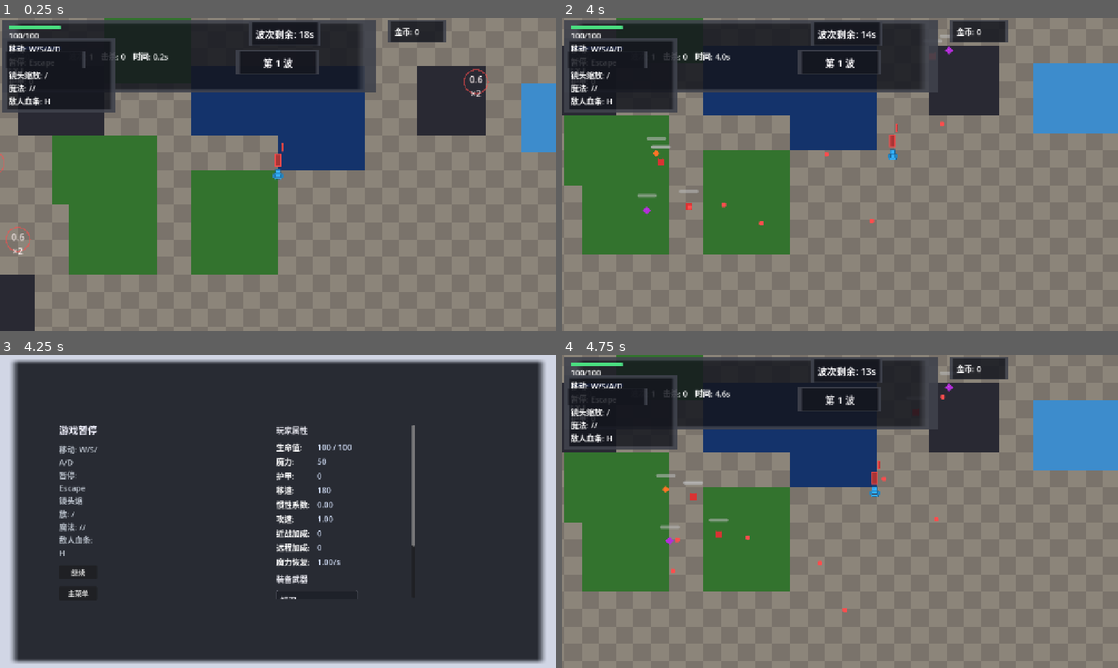
Above: before the commit, frames 1-4 (two rows, left to right).
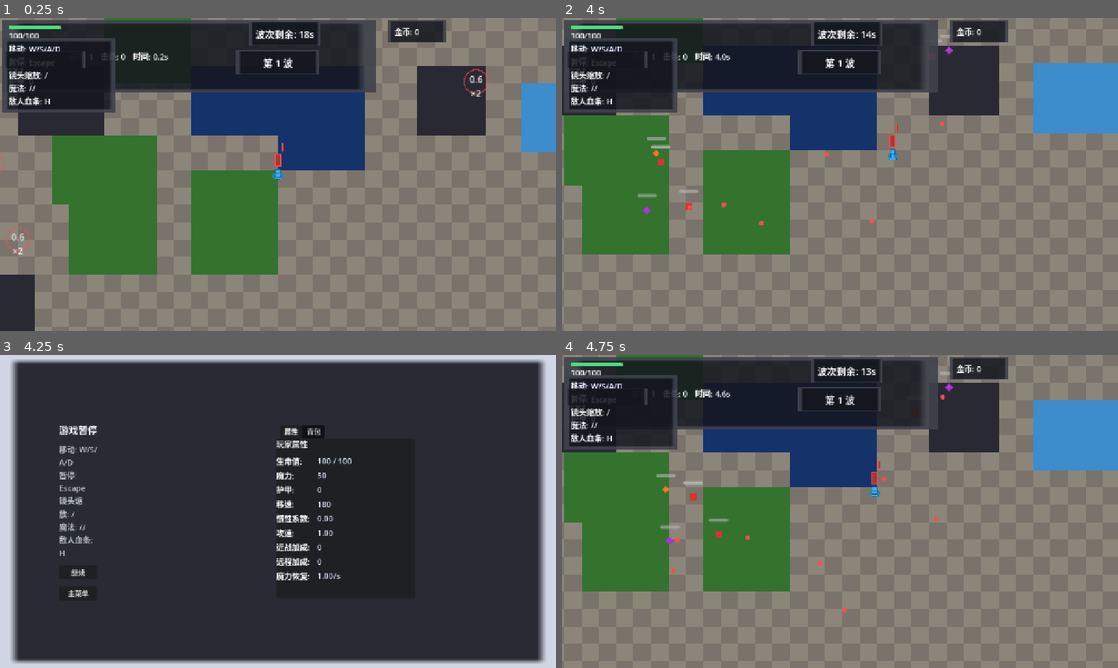
Above: after the commit, the same moments.

Repository: wanwenxin/godot-project-20260214
Game: Godot game, scene res://scenes/game.tscn
The game is run twice, just before and just after one commit, with the same random seed, the same clock (stepped at 60 frames per second) and the same inputs. This scene is started directly instead of the project's main scene.
Inputs (mouse positions are in pixels of both pictures, inside the frame that each line leads up to):
- Up to frame 1 (0.25 s): no input
- Up to frame 2 (4 s): tap Enter at 0.5 s; move the mouse to (962, 158) at 0.52 s; hold D (move_right) 0.53-1.28 s; tap = (camera_zoom_in) at 0.6 s; click (962, 158) at 0.67 s; move the mouse to (728, 190) at 1.27 s; hold S (move_down) 1.28-2.03 s; tap - (camera_zoom_out) at 1.35 s; click (728, 190) at 1.42 s; move the mouse to (895, 105) at 2.02 s; hold D (move_right) 2.03-2.78 s; tap E (cast_magic) at 2.1 s; click (895, 105) at 2.17 s; move the mouse to (812, 237) at 2.77 s; hold W (move_up) 2.78-3.53 s; tap Right (magic_next) at 2.85 s; click (812, 237) at 2.92 s; move the mouse to (1006, 221) at 3.52 s; hold A (move_left) from 3.53 s (still down); tap Left (magic_prev) at 3.6 s; click (1006, 221) at 3.67 s
- Up to frame 3 (4.25 s): keep holding A (move_left); tap Escape (pause) at 4.15 s
- Up to frame 4 (4.75 s): release A (move_left) at 4.25 s; click "继续" at 4.25 s

Frames 1-2 are identical in both runs. In frame 3, 2.1% of the frame differs, in the area x 49-75%, y 22-78%; in frame 4, nothing differs.

Commit message:
添加背包系统

Diff:
--- a/i18n/en-US.json
+++ b/i18n/en-US.json
@@ -74,6 +74,16 @@
   "pause.section_items": "Items",
   "pause.section_magics": "Magics",
   "pause.section_affixes": "Affixes",
+  "pause.tab_stats": "Stats",
+  "pause.tab_backpack": "Backpack",
+  "backpack.section_weapons": "Equipped Weapons",
+  "backpack.section_magics": "Equipped Magics",
+  "backpack.section_items": "Items",
+  "backpack.tooltip_affixes": "Affixes",
+  "backpack.tooltip_effects": "Effects",
+  "backpack.tooltip_power": "Power",
+  "backpack.tooltip_mana": "Mana Cost",
+  "backpack.tooltip_cooldown": "Cooldown",
   "common.close": "Close",
   "common.yes": "Yes",
   "common.no": "No",
--- a/i18n/zh-CN.json
+++ b/i18n/zh-CN.json
@@ -74,6 +74,16 @@
   "pause.section_items": "已购道具",
   "pause.section_magics": "装备魔法",
   "pause.section_affixes": "词条",
+  "pause.tab_stats": "属性",
+  "pause.tab_backpack": "背包",
+  "backpack.section_weapons": "装备武器",
+  "backpack.section_magics": "装备魔法",
+  "backpack.section_items": "已购道具",
+  "backpack.tooltip_affixes": "词条",
+  "backpack.tooltip_effects": "效果",
+  "backpack.tooltip_power": "威力",
+  "backpack.tooltip_mana": "魔力消耗",
+  "backpack.tooltip_cooldown": "冷却",
   "common.close": "关闭",
   "common.yes": "是",
   "common.no": "否",
--- a/resources/tier_config.gd
+++ b/resources/tier_config.gd
@@ -6,13 +6,13 @@
 # - 伤害倍率、冷却倍率（品级越高伤害越高、冷却越短）
 # - 道具品级倍率（固定品级时 base_value * multiplier）
 
-## 品级颜色映射：0=灰白、1=绿、2=蓝、3=紫、4+=金
+## 品级颜色映射：最多 5 档，从低到高 灰、绿、蓝、金、红
 const TIER_COLORS := [
-	Color(0.85, 0.85, 0.88, 1.0),   # tier 0: 灰白
+	Color(0.60, 0.60, 0.65, 1.0),   # tier 0: 灰
 	Color(0.35, 0.85, 0.45, 1.0),   # tier 1: 绿
-	Color(0.40, 0.65, 0.95, 1.0),   # tier 2: 蓝
-	Color(0.75, 0.45, 0.95, 1.0),   # tier 3: 紫
-	Color(0.95, 0.75, 0.25, 1.0),   # tier 4+: 金
+	Color(0.35, 0.55, 0.95, 1.0),   # tier 2: 蓝
+	Color(0.95, 0.75, 0.25, 1.0),   # tier 3: 金
+	Color(0.95, 0.35, 0.35, 1.0),   # tier 4: 红
 ]
 
 ## 伤害倍率：tier 0 = 1.0，每级 +20%
--- a/scripts/player.gd
+++ b/scripts/player.gd
@@ -534,11 +534,15 @@
 		if not is_instance_valid(item):
 			continue
 		var wtier: int = int(item.tier) if "tier" in item else 0
+		var color_hint_any = item.color_hint if "color_hint" in item else Color(0.8, 0.8, 0.8, 1.0)
+		var color_hint: Color = color_hint_any if color_hint_any is Color else Color(0.8, 0.8, 0.8, 1.0)
 		var d: Dictionary = {
 			"id": str(item.weapon_id),
 			"type": str(item.weapon_type),
 			"tier": wtier,
 			"tier_color": TierConfig.get_tier_color(wtier),
+			"icon_path": str(item.icon_path) if "icon_path" in item else "",
+			"color_hint": color_hint,
 			"damage": int(item.damage),
 			"cooldown": float(item.cooldown),
 			"range": float(item.attack_range)
@@ -571,10 +575,12 @@
 	var magic_details: Array = []
 	for m in _equipped_magics:
 		var mag: Dictionary = m
+		var mdef: Dictionary = mag.get("def", {})
 		magic_details.append({
 			"id": str(mag.get("id", "")),
 			"tier": int(mag.get("tier", 0)),
-			"tier_color": TierConfig.get_tier_color(int(mag.get("tier", 0)))
+			"tier_color": TierConfig.get_tier_color(int(mag.get("tier", 0))),
+			"icon_path": str(mdef.get("icon_path", ""))
 		})
 	var item_ids: Array[String] = GameManager.get_run_items()
 	var visible_affixes: Array = []
--- /dev/null
+++ b/scripts/ui/backpack_panel.gd
@@ -0,0 +1,225 @@
+extends VBoxContainer
+
+# 背包面板：按武器、魔法、道具分栏展示，每项为图标槽，悬浮显示名称、词条、效果。
+# 接收 stats 字典（weapon_details、magic_details、item_ids），构建三区。
+const BASE_FONT_SIZE := 18
+const SEP := "────"  # 分割线，无空行
+
+var _tooltip_popup: BackpackTooltipPopup = null
+
+
+## 向上查找 CanvasLayer（暂停菜单），用于挂载 tooltip 保证同视口显示。
+func _find_canvas_layer() -> CanvasLayer:
+	var node: Node = self
+	while node:
+		if node is CanvasLayer:
+			return node as CanvasLayer
+		node = node.get_parent()
+	return null
+
+
+## 关闭悬浮提示（暂停菜单关闭时调用）。
+func hide_tooltip() -> void:
+	if _tooltip_popup != null:
+		_tooltip_popup.hide_tooltip()
+
+
+## 根据 stats 刷新背包内容。
+func set_stats(stats: Dictionary) -> void:
+	if _tooltip_popup == null:
+		_tooltip_popup = BackpackTooltipPopup.new()
+		var layer := _find_canvas_layer()
+		if layer != null:
+			layer.add_child(_tooltip_popup)
+		else:
+			get_tree().root.add_child(_tooltip_popup)
+	for c in get_children():
+		if c != _tooltip_popup:
+			c.queue_free()
+	var weapon_details: Array = stats.get("weapon_details", [])
+	var magic_details: Array = stats.get("magic_details", [])
+	var item_ids: Array = stats.get("item_ids", [])
+	var weapon_upgrades: Array = GameManager.get_run_weapon_upgrades()
+	_build_all_sections(weapon_details, magic_details, item_ids, weapon_upgrades)
+
+
+func _build_all_sections(weapon_details: Array, magic_details: Array, item_ids: Array, weapon_upgrades: Array) -> void:
+	# 武器区
+	var w_sep := HSeparator.new()
+	add_child(w_sep)
+	var w_label := Label.new()
+	w_label.text = LocalizationManager.tr_key("backpack.section_weapons")
+	w_label.add_theme_font_size_override("font_size", BASE_FONT_SIZE)
+	w_label.add_theme_color_override("font_color", Color(0.92, 0.92, 0.95))
+	add_child(w_label)
+	var w_grid := HFlowContainer.new()
+	w_grid.add_theme_constant_override("h_separation", 8)
+	w_grid.add_theme_constant_override("v_separation", 8)
+	for w in weapon_details:
+		var slot := _make_weapon_slot(w as Dictionary, weapon_upgrades)
+		w_grid.add_child(slot)
+	add_child(w_grid)
+	# 魔法区
+	var m_sep := HSeparator.new()
+	add_child(m_sep)
+	var m_label := Label.new()
+	m_label.text = LocalizationManager.tr_key("backpack.section_magics")
+	m_label.add_theme_font_size_override("font_size", BASE_FONT_SIZE)
+	m_label.add_theme_color_override("font_color", Color(0.92, 0.92, 0.95))
+	add_child(m_label)
+	var m_grid := HFlowContainer.new()
+	m_grid.add_theme_constant_override("h_separation", 8)
+	m_grid.add_theme_constant_override("v_separation", 8)
+	for m in magic_details:
+		var slot := _make_magic_slot(m as Dictionary)
+		m_grid.add_child(slot)
+	add_child(m_grid)
+	# 道具区
+	var i_sep := HSeparator.new()
+	add_child(i_sep)
+	var i_label := Label.new()
+	i_label.text = LocalizationManager.tr_key("backpack.section_items")
+	i_label.add_theme_font_size_override("font_size", BASE_FONT_SIZE)
+	i_label.add_theme_color_override("font_color", Color(0.92, 0.92, 0.95))
+	add_child(i_label)
+	var i_grid := HFlowContainer.new()
+	i_grid.add_theme_constant_override("h_separation", 8)
+	i_grid.add_theme_constant_override("v_separation", 8)
+	for iid in item_ids:
+		var slot := _make_item_slot(str(iid))
+		i_grid.add_child(slot)
+	add_child(i_grid)
+
+
+func _make_slot_style() -> StyleBoxFlat:
+	var style := StyleBoxFlat.new()
+	style.set_border_width_all(1)
+	style.border_color = Color(0.45, 0.48, 0.55, 1.0)
+	style.bg_color = Color(0.08, 0.09, 0.1, 0.6)
+	return style
+
+
+func _wrap_slot_in_panel(slot: BackpackSlot) -> PanelContainer:
+	var panel := PanelContainer.new()
+	panel.add_theme_stylebox_override("panel", _make_slot_style())
+	panel.add_child(slot)
+	return panel
+
+
+func _make_weapon_slot(w: Dictionary, weapon_upgrades: Array) -> PanelContainer:
+	var slot := BackpackSlot.new()
+	var icon_path: String = str(w.get("icon_path", ""))
+	var color_hint: Color = w.get("color_hint", Color(0.8, 0.8, 0.8, 1.0))
+	if not (color_hint is Color):
+		color_hint = Color(0.8, 0.8, 0.8, 1.0)
+	var tier_color: Color = w.get("tier_color", TierConfig.get_tier_color(int(w.get("tier", 0))))
+	if not (tier_color is Color):
+		tier_color = TierConfig.get_tier_color(int(w.get("tier", 0)))
+	var display_name := LocalizationManager.tr_key("weapon.%s.name" % str(w.get("id", "")))
+	var tip := _build_weapon_tooltip(w, weapon_upgrades)
+	slot.configure(icon_path, color_hint, tip, _tooltip_popup, display_name, tier_color)
+	return _wrap_slot_in_panel(slot)
+
+
+func _build_weapon_tooltip(w: Dictionary, weapon_upgrades: Array) -> String:
+	var name_key := "weapon.%s.name" % str(w.get("id", ""))
+	var lines: Array[String] = [LocalizationManager.tr_key(name_key)]
+	if weapon_upgrades.size() > 0:
+		lines.append(SEP)
+		var affix_names: Array[String] = []
+		for uid in weapon_upgrades:
+			var def := UpgradeDefs.UPGRADE_POOL.filter(func(x): return str(x.get("id", "")) == uid)
+			if def.size() > 0:
+				affix_names.append(LocalizationManager.tr_key(str(def[0].get("title_key", uid))))
+		lines.append(LocalizationManager.tr_key("backpack.tooltip_affixes") + ": " + ", ".join(affix_names))
+	lines.append(SEP)
+	var effect_parts: Array[String] = []
+	effect_parts.append(LocalizationManager.tr_key("pause.stat_damage") + ": %d" % int(w.get("damage", 0)))
+	effect_parts.append(LocalizationManager.tr_key("pause.stat_cooldown") + ": %.2fs" % float(w.get("cooldown", 0)))
+	effect_parts.append(LocalizationManager.tr_key("pause.stat_range") + ": %.0f" % float(w.get("range", 0)))
+	if str(w.get("type", "")) == "ranged":
+		effect_parts.append(LocalizationManager.tr_key("pause.stat_bullet_speed") + ": %.0f" % float(w.get("bullet_speed", 0)))
+		effect_parts.append(LocalizationManager.tr_key("pause.stat_pellets") + ": %d" % int(w.get("pellet_count", 1)))
+		effect_parts.append(LocalizationManager.tr_key("pause.stat_pierce") + ": %d" % int(w.get("bullet_pierce", 0)))
+	lines.append(LocalizationManager.tr_key("backpack.tooltip_effects") + ": " + ", ".join(effect_parts))
+	return "\n".join(lines)
+
+
+func _make_magic_slot(m: Dictionary) -> PanelContainer:
+	var slot := BackpackSlot.new()
+	var def := MagicDefs.get_magic_by_id(str(m.get("id", "")))
+	var icon_path: String = str(m.get("icon_path", def.get("icon_path", "")))
+	var tier_color: Color = m.get("tier_color", TierConfig.get_tier_color(int(m.get("tier", 0))))
+	if not (tier_color is Color):
+		tier_color = TierConfig.get_tier_color(int(m.get("tier", 0)))
+	var display_name := LocalizationManager.tr_key("magic.%s.name" % str(m.get("id", "")))
+	var tip := _build_magic_tooltip(m, def)
+	slot.configure(icon_path, BackpackSlot.PLACEHOLDER_COLOR, tip, _tooltip_popup, display_name, tier_color)
+	return _wrap_slot_in_panel(slot)
+
+
+func _build_magic_tooltip(m: Dictionary, def: Dictionary) -> String:
+	var name_key := "magic.%s.name" % str(m.get("id", ""))
+	var lines: Array[String] = [LocalizationManager.tr_key(name_key)]
+	lines.append(SEP)
+	var effect_parts: Array[String] = []
+	effect_parts.append(LocalizationManager.tr_key("backpack.tooltip_power") + ": %d" % int(def.get("power", 0)))
+	effect_parts.append(LocalizationManager.tr_key("backpack.tooltip_mana") + ": %d" % int(def.get("mana_cost", 0)))
+	effect_parts.append(LocalizationManager.tr_key("backpack.tooltip_cooldown") + ": %.1fs" % float(def.get("cooldown", 1.0)))
+	lines.append(LocalizationManager.tr_key("backpack.tooltip_effects") + ": " + ", ".join(effect_parts))
+	return "\n".join(lines)
+
+
+func _make_item_slot(item_id: String) -> PanelContainer:
+	var slot := BackpackSlot.new()
+	var def := _get_item_def(item_id)
+	var icon_path: String = str(def.get("icon_path", ""))
+	var display_name := LocalizationManager.tr_key(str(def.get("name_key", "item.unknown.name")))
+	var tip := _build_item_tooltip(item_id, def)
+	slot.configure(icon_path, BackpackSlot.PLACEHOLDER_COLOR, tip, _tooltip_popup, display_name, Color(0.85, 0.85, 0.9))
+	return _wrap_slot_in_panel(slot)
+
+
+func _get_item_def(item_id: String) -> Dictionary:
+	for it in ShopItemDefs.ITEM_POOL:
+		if str(it.get("id", "")) == item_id:
+			return it
+	return {}
+
+
+func _build_item_tooltip(item_id: String, def: Dictionary) -> String:
+	var name_key: String = str(def.get("name_key", "item.unknown.name"))
+	var lines: Array[String] = [LocalizationManager.tr_key(name_key)]
+	var affix_ids: Array = def.get("affix_ids", [])
+	if affix_ids.is_empty() and def.has("attr"):
+		affix_ids = [_attr_to_affix_id(str(def.get("attr", "")))]
+	if affix_ids.size() > 0:
+		lines.append(SEP)
+		var affix_names: Array[String] = []
+		for aid in affix_ids:
+			var adef := ItemAffixDefs.get_affix_def(str(aid))
+			if not adef.is_empty():
+				affix_names.append(LocalizationManager.tr_key(str(adef.get("name_key", aid))))
+		lines.append(LocalizationManager.tr_key("backpack.tooltip_affixes") + ": " + ", ".join(affix_names))
+	lines.append(SEP)
+	var base_val = def.get("base_value", 0)
+	var attr: String = str(def.get("attr", ""))
+	var effect_str := _format_item_effect(attr, base_val)
+	lines.append(LocalizationManager.tr_key("backpack.tooltip_effects") + ": " + effect_str)
+	return "\n".join(lines)
+
+
+func _attr_to_affix_id(attr: String) -> String:
+	var m := {"max_health": "item_max_health", "max_mana": "item_max_mana", "armor": "item_armor",
+		"speed": "item_speed", "melee_damage_bonus": "item_melee", "ranged_damage_bonus": "item_ranged",
+		"health_regen": "item_regen", "lifesteal_chance": "item_lifesteal",
+		"mana_regen": "item_mana_regen", "spell_speed": "item_spell_speed"}
+	return m.get(attr, "item_%s" % attr)
+
+
+func _format_item_effect(attr: String, val: Variant) -> String:
+	if attr == "lifesteal_chance" and val is float:
+		return "+%.0f%%" % (float(val) * 100.0)
+	if val is float:
+		return "+%.1f" % float(val)
+	return "+%d" % int(val)
--- /dev/null
+++ b/scripts/ui/backpack_slot.gd
@@ -0,0 +1,57 @@
+extends VBoxContainer
+class_name BackpackSlot
+
+# 背包槽：图标 + 名称（按品级着色），鼠标悬浮时立即显示自定义 Tooltip。
+# 缺图时使用 make_color_texture 生成占位图。
+const SLOT_SIZE := 48
+const PLACEHOLDER_COLOR := Color(0.5, 0.55, 0.6, 1.0)
+const NAME_FONT_SIZE := 12
+
+var _icon_rect: TextureRect
+var _name_label: Label
+var _tip_text: String = ""
+var _tooltip_popup: BackpackTooltipPopup = null
+
+
+## 配置槽位：icon_path、color 用于图标，tip 用于悬浮提示，display_name、name_color 用于图标下名称。
+func configure(icon_path: String, color: Color, tip: String, tooltip_popup: BackpackTooltipPopup = null, display_name: String = "", name_color: Color = Color(0.85, 0.85, 0.9)) -> void:
+	for c in get_children():
+		c.queue_free()
+	_tip_text = tip
+	_tooltip_popup = tooltip_popup
+	# 图标
+	_icon_rect = TextureRect.new()
+	var tex: Texture2D = null
+	if icon_path != "" and ResourceLoader.exists(icon_path):
+		tex = load(icon_path) as Texture2D
+	if tex == null:
+		tex = VisualAssetRegistry.make_color_texture(color, Vector2i(SLOT_SIZE, SLOT_SIZE))
+	_icon_rect.texture = tex
+	_icon_rect.custom_minimum_size = Vector2(SLOT_SIZE, SLOT_SIZE)
+	_icon_rect.stretch_mode = TextureRect.STRETCH_KEEP_ASPECT_CENTERED
+	_icon_rect.mouse_filter = Control.MOUSE_FILTER_IGNORE
+	add_child(_icon_rect)
+	# 名称
+	_name_label = Label.new()
+	_name_label.text = display_name
+	_name_label.add_theme_font_size_override("font_size", NAME_FONT_SIZE)
+	_name_label.add_theme_color_override("font_color", name_color)
+	_name_label.horizontal_alignment = HORIZONTAL_ALIGNMENT_CENTER
+	_name_label.mouse_filter = Control.MOUSE_FILTER_IGNORE
+	add_child(_name_label)
+	add_theme_constant_override("separation", 2)
+	mouse_filter = Control.MOUSE_FILTER_STOP
+	if not mouse_entered.is_connected(_on_mouse_entered):
+		mouse_entered.connect(_on_mouse_entered)
+	if not mouse_exited.is_connected(_on_mouse_exited):
+		mouse_exited.connect(_on_mouse_exited)
+
+
+func _on_mouse_entered() -> void:
+	if _tooltip_popup != null and _tip_text != "":
+		_tooltip_popup.show_tooltip(_tip_text)
+
+
+func _on_mouse_exited() -> void:
+	if _tooltip_popup != null:
+		_tooltip_popup.hide_tooltip()
--- /dev/null
+++ b/scripts/ui/backpack_tooltip_popup.gd
@@ -0,0 +1,89 @@
+extends PanelContainer
+class_name BackpackTooltipPopup
+
+# 背包悬浮提示：PanelContainer 实现，挂到 CanvasLayer 保证与暂停菜单同视口，文字可正常显示。
+# 大字号、宽高限制、自动换行、超高滚动，紧贴鼠标，同物体悬浮移动不重生成。
+const TOOLTIP_FONT_SIZE := 17
+const TOOLTIP_MIN_WIDTH := 260
+const TOOLTIP_MAX_WIDTH := 280
+const TOOLTIP_MAX_HEIGHT := 200
+const MARGIN := 8
+const GAP := 4
+
+var _label: Label
+var _scroll: ScrollContainer
+var _last_tip: String = ""  # 当前展示的 tip，同物体不重生成
+
+
+func _init() -> void:
+	add_theme_stylebox_override("panel", _make_panel_style())
+	var margin := MarginContainer.new()
+	margin.add_theme_constant_override("margin_left", MARGIN)
+	margin.add_theme_constant_override("margin_right", MARGIN)
+	margin.add_theme_constant_override("margin_top", MARGIN)
+	margin.add_theme_constant_override("margin_bottom", MARGIN)
+	add_child(margin)
+	_scroll = ScrollContainer.new()
+	_scroll.custom_minimum_size = Vector2(TOOLTIP_MIN_WIDTH, 0)
+	_scroll.horizontal_scroll_mode = ScrollContainer.SCROLL_MODE_DISABLED
+	margin.add_child(_scroll)
+	_label = Label.new()
+	_label.autowrap_mode = TextServer.AUTOWRAP_WORD_SMART
+	_label.custom_minimum_size.x = TOOLTIP_MIN_WIDTH - MARGIN * 2
+	_label.add_theme_font_size_override("font_size", TOOLTIP_FONT_SIZE)
+	_label.add_theme_color_override("font_color", Color(0.92, 0.92, 0.95))
+	_scroll.add_child(_label)
+	visible = false
+	mouse_filter = Control.MOUSE_FILTER_IGNORE
+
+
+func _make_panel_style() -> StyleBoxFlat:
+	var style := StyleBoxFlat.new()
+	style.set_corner_radius_all(6)
+	style.bg_color = Color(0.12, 0.13, 0.16, 0.95)
+	style.set_border_width_all(1)
+	style.border_color = Color(0.45, 0.48, 0.55, 1.0)
+	return style
+
+
+## 显示悬浮提示，紧贴鼠标。同一物体（tip 相同）悬浮移动时不重生成。
+func show_tooltip(text: String) -> void:
+	if text.is_empty():
+		hide_tooltip()
+		return
+	if visible and _last_tip == text:
+		# 同物体，仅更新位置，不重设文本
+		_update_position()
+		return
+	_last_tip = text
+	_label.text = text
+	_scroll.scroll_vertical = 0
+	_update_position()
+	visible = true
+
+
+func _update_position() -> void:
+	var vp := get_viewport()
+	if vp == null:
+		return
+	var mouse_pos := vp.get_mouse_position()
+	var est_width := TOOLTIP_MAX_WIDTH + MARGIN * 2
+	var est_height := TOOLTIP_MAX_HEIGHT + MARGIN * 2
+	var pos := mouse_pos + Vector2(GAP, GAP)
+	var viewport_rect := vp.get_visible_rect()
+	if pos.x + est_width > viewport_rect.end.x:
+		pos.x = mouse_pos.x - est_width - GAP
+	if pos.x < viewport_rect.position.x:
+		pos.x = viewport_rect.position.x
+	if pos.y + est_height > viewport_rect.end.y:
+		pos.y = mouse_pos.y - est_height - GAP
+	if pos.y < viewport_rect.position.y:
+		pos.y = viewport_rect.position.y
+	position = pos
+	custom_minimum_size = Vector2(est_width, est_height)
+
+
+## 关闭悬浮提示（避免覆盖 CanvasItem.hide）。
+func hide_tooltip() -> void:
+	visible = false
+	_last_tip = ""
--- a/scripts/ui/pause_menu.gd
+++ b/scripts/ui/pause_menu.gd
@@ -8,6 +8,8 @@
 
 var _fullscreen_backdrop: ColorRect
 var _stats_container: VBoxContainer
+var _backpack_panel: VBoxContainer  # 背包面板，Tab 2 内容
+var _tab_container: TabContainer  # 属性/背包标签容器，用于语言切换时更新标题
 var _resume_btn: Button
 var _menu_btn: Button
 var _key_hints_label: Label
@@ -32,6 +34,9 @@
 	if value:
 		_refresh_key_hints()
 		_refresh_stats_from_game()
+	else:
+		if _backpack_panel != null and _backpack_panel.has_method("hide_tooltip"):
+			_backpack_panel.hide_tooltip()
 
 
 func _on_resume_pressed() -> void:
@@ -52,6 +57,9 @@
 		title.text = LocalizationManager.tr_key("pause.title")
 	_resume_btn.text = LocalizationManager.tr_key("pause.resume")
 	_menu_btn.text = LocalizationManager.tr_key("pause.main_menu")
+	if _tab_container != null:
+		_tab_container.set_tab_title(0, LocalizationManager.tr_key("pause.tab_stats"))
+		_tab_container.set_tab_title(1, LocalizationManager.tr_key("pause.tab_backpack"))
 	_refresh_key_hints()
 
 
@@ -65,7 +73,7 @@
 		return
 	for child in _stats_container.get_children():
 		child.queue_free()
-	var block: Control = ResultPanelShared.build_player_stats_block(stats)
+	var block: Control = ResultPanelShared.build_player_stats_block(stats, null, null, null, null, true)
 	_stats_container.add_child(block)
 
 
@@ -138,22 +146,39 @@
 
 
 func _build_right_column() -> Control:
-	# 右侧占满剩余空间，内容超出时显示垂直滚动条
+	# 右侧：TabContainer（属性 + 背包），内容超出时显示垂直滚动条
 	var margin := MarginContainer.new()
 	margin.add_theme_constant_override("margin_left", 24)
 	margin.add_theme_constant_override("margin_top", 24)
 	margin.add_theme_constant_override("margin_right", 24)
 	margin.add_theme_constant_override("margin_bottom", 24)
-	var scroll := ScrollContainer.new()
-	scroll.horizontal_scroll_mode = ScrollContainer.SCROLL_MODE_DISABLED
-	scroll.vertical_scroll_mode = ScrollContainer.SCROLL_MODE_AUTO
-	scroll.custom_minimum_size = Vector2(320, 400)
-	margin.add_child(scroll)
+	_tab_container = TabContainer.new()
+	_tab_container.name = "PauseTabs"
+	_tab_container.custom_minimum_size = Vector2(320, 400)
+	var tabs := _tab_container
+	# Tab 1：属性
+	var stats_scroll := ScrollContainer.new()
+	stats_scroll.horizontal_scroll_mode = ScrollContainer.SCROLL_MODE_DISABLED
+	stats_scroll.vertical_scroll_mode = ScrollContainer.SCROLL_MODE_AUTO
 	_stats_container = VBoxContainer.new()
 	_stats_container.name = "StatsContainer"
 	_stats_container.add_theme_constant_override("separation", 12)
 	_stats_container.size_flags_horizontal = Control.SIZE_EXPAND_FILL
-	scroll.add_child(_stats_container)
+	stats_scroll.add_child(_stats_container)
+	tabs.add_child(stats_scroll)
+	tabs.set_tab_title(0, LocalizationManager.tr_key("pause.tab_stats"))
+	# Tab 2：背包
+	var backpack_scroll := ScrollContainer.new()
+	backpack_scroll.horizontal_scroll_mode = ScrollContainer.SCROLL_MODE_DISABLED
+	backpack_scroll.vertical_scroll_mode = ScrollContainer.SCROLL_MODE_AUTO
+	_backpack_panel = (preload("res://scripts/ui/backpack_panel.gd") as GDScript).new()
+	_backpack_panel.name = "BackpackPanel"
+	_backpack_panel.add_theme_constant_override("separation", 12)
+	_backpack_panel.size_flags_horizontal = Control.SIZE_EXPAND_FILL
+	backpack_scroll.add_child(_backpack_panel)
+	tabs.add_child(backpack_scroll)
+	tabs.set_tab_title(1, LocalizationManager.tr_key("pause.tab_backpack"))
+	margin.add_child(tabs)
 	return margin
 
 
@@ -181,6 +206,8 @@
 			"item_ids": []
 		}
 	set_player_stats_full(stats)
+	if _backpack_panel != null and _backpack_panel.has_method("set_stats"):
+		_backpack_panel.set_stats(stats)
 
 
 func _refresh_key_hints() -> void:
--- a/scripts/ui/result_panel_shared.gd
+++ b/scripts/ui/result_panel_shared.gd
@@ -46,7 +46,8 @@
 
 
 ## 构建玩家信息区。stats 为 Dictionary 时用完整格式；否则兼容旧格式 (hp_current, hp_max, speed, inertia, weapon_details)。
-func build_player_stats_block(stats_or_hp, hp_max_param = null, speed_param = null, inertia_param = null, weapon_details_param = null) -> Control:
+## stats_only 为 true 时仅构建角色属性区（供暂停菜单属性 Tab 使用）。
+func build_player_stats_block(stats_or_hp, hp_max_param = null, speed_param = null, inertia_param = null, weapon_details_param = null, stats_only: bool = false) -> Control:
 	var stats: Dictionary
 	if stats_or_hp is Dictionary:
 		stats = stats_or_hp
@@ -91,6 +92,8 @@
 	if stats.has("lifesteal_chance") and float(stats.get("lifesteal_chance", 0)) > 0:
 		_add_stat_row(player_grid, LocalizationManager.tr_key("pause.stat_lifesteal"), "%.0f%%" % (float(stats.get("lifesteal_chance", 0)) * 100.0))
 	vbox.add_child(player_grid)
+	if stats_only:
+		return vbox
 	# 武器区
 	var weapon_details: Array = stats.get("weapon_details", [])
 	var weapon_section := _make_section_header(LocalizationManager.tr_key("pause.section_weapons"))
Not shown, added: scripts/ui/backpack_panel.gd.uid
Not shown, added: scripts/ui/backpack_slot.gd.uid
Not shown, added: scripts/ui/backpack_tooltip_popup.gd.uid
Not shown, changed: docs/BUG_LOG.md
Not shown, changed: docs/CODE_INDEX.md
Not shown, changed: docs/DEVELOPER_GUIDE.md
Not shown, changed: docs/NOMENCLATURE.md
